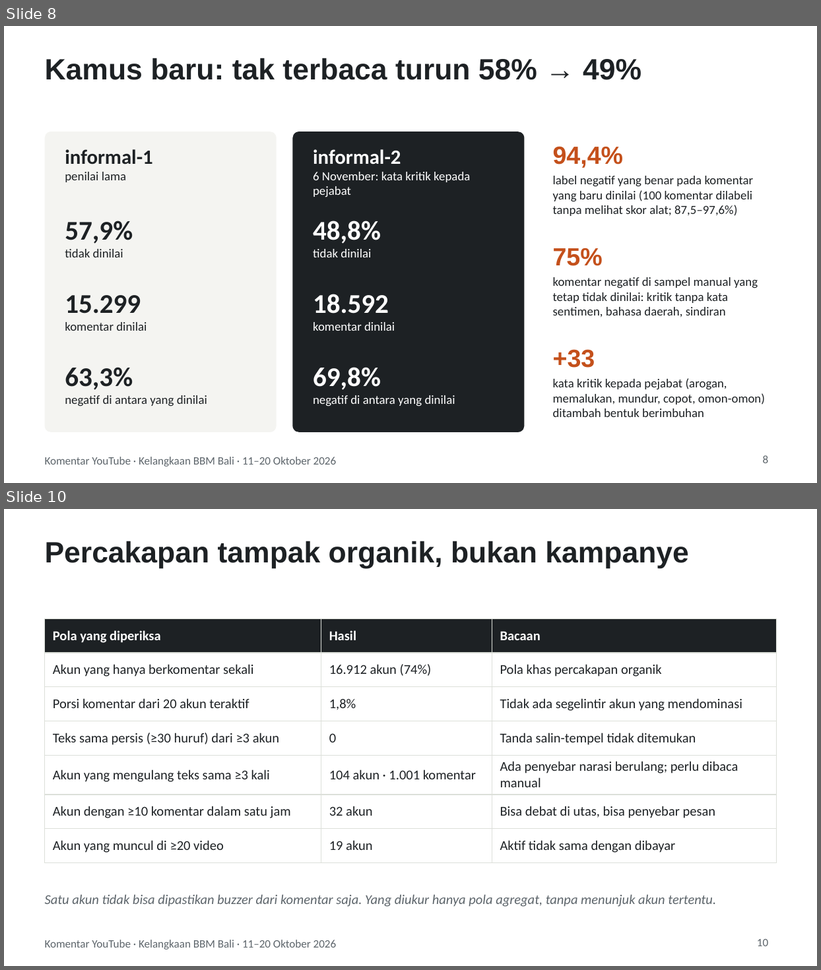
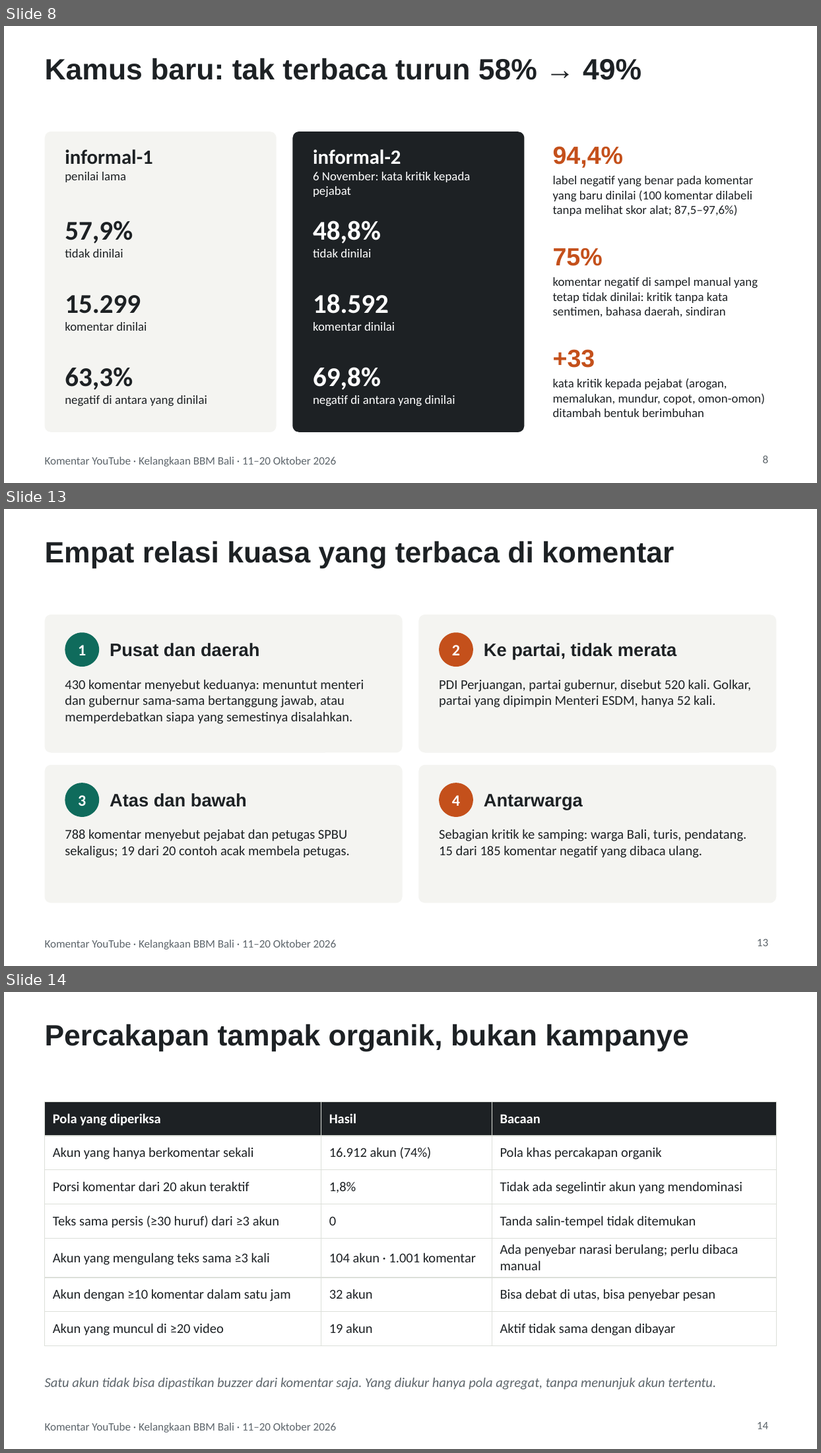
Before and after one commit to mahendrasenoaji-lgtm/public-opinion-platform, a slide deck: proyek/bbm-bali-youtube/presentasi_bbm_bali_youtube.pptx. Shown one above the other, each under a label of ours: slides 8 and 10 before the commit, slides 8, 13 and 14 after it; the slides between them are not shown. The pictures are 821x970 and 821x1453 pixels, drawn with LibreOffice and Linux fonts; fonts in the diff are those of the drawing. Boxes give left, top, right and bottom in pixels: in the first picture for what was removed or moved away, otherwise in the second. Text is boxed around its words. In the diff, an @@ line names an element or a change of style, - is before the commit and + after.

```diff
--- a/proyek/bbm-bali-youtube/presentasi_bbm_bali_youtube.pptx
+++ b/proyek/bbm-bali-youtube/presentasi_bbm_bali_youtube.pptx
@@ slide 13 added at [4, 509, 817, 966], background #FFFFFF; not listed: 1 template element that a slide beside it also shows @@
@@ title added at [45, 541, 674, 568], 26 pt, text #1D2124, bold @@
+Empat relasi kuasa yang terbaca di komentar
@@ rounded rectangle added at [45, 615, 403, 753], fill #F4F4F1 @@
@@ rounded rectangle added at [418, 615, 776, 753], fill #F4F4F1 @@
@@ ellipse added at [65, 632, 99, 667], fill #0F6B5C @@
@@ text added at [78, 645, 86, 656], 14 pt, text #FFFFFF, bold @@
+1
@@ text added at [110, 643, 260, 657], 16 pt, text #1D2124, bold @@
+Pusat dan daerah
@@ ellipse added at [439, 632, 473, 667], fill #C4501B @@
@@ text added at [452, 645, 460, 656], 14 pt, text #FFFFFF, bold @@
+2
@@ text added at [484, 643, 677, 660], 16 pt, text #1D2124, bold @@
+Ke partai, tidak merata
@@ text added at [65, 679, 364, 724], 12 pt, text #1D2124 @@
+430 komentar menyebut keduanya: menuntut menteri dan gubernur sama-sama bertanggung jawab, atau memperdebatkan siapa yang semestinya disalahkan.
@@ text added at [439, 679, 752, 708], 12 pt, text #1D2124 @@
+PDI Perjuangan, partai gubernur, disebut 520 kali. Golkar, partai yang dipimpin Menteri ESDM, hanya 52 kali.
@@ rounded rectangle added at [45, 765, 403, 904], fill #F4F4F1 @@
@@ rounded rectangle added at [418, 765, 776, 904], fill #F4F4F1 @@
@@ ellipse added at [65, 783, 99, 817], fill #0F6B5C @@
@@ ellipse added at [439, 783, 473, 817], fill #C4501B @@
@@ text added at [78, 795, 86, 806], 14 pt, text #FFFFFF, bold @@
+3
@@ text added at [110, 793, 247, 807], 16 pt, text #1D2124, bold @@
+Atas dan bawah
@@ text added at [452, 795, 460, 806], 14 pt, text #FFFFFF, bold @@
+4
@@ text added at [484, 794, 583, 811], 16 pt, text #1D2124, bold @@
+Antarwarga
@@ text added at [65, 829, 350, 858], 12 pt, text #1D2124 @@
+788 komentar menyebut pejabat dan petugas SPBU sekaligus; 19 dari 20 contoh acak membela petugas.
@@ text added at [439, 829, 746, 858], 12 pt, text #1D2124 @@
+Sebagian kritik ke samping: warga Bali, turis, pendatang. 15 dari 185 komentar negatif yang dibaca ulang.
@@ page number added at [757, 939, 768, 947], 10 pt, text #5D656B @@
+13
@@ what was slide 10 is now slide 14 @@
@@ page number at [757, 1422, 768, 1430]: text changed @@
-10
+14
```
Also in this commit, not shown: 8 slides changed, 3 other slides added, 25 other files.
